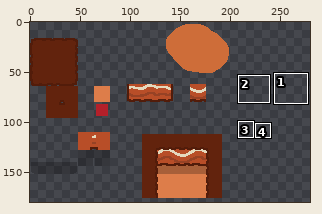
File history of a pixel-art file, Sprites/windswept_wastes_tileset.aseprite. Above: a wide view before the commit, with the close-up outlined.
Close-up. Before the commit:
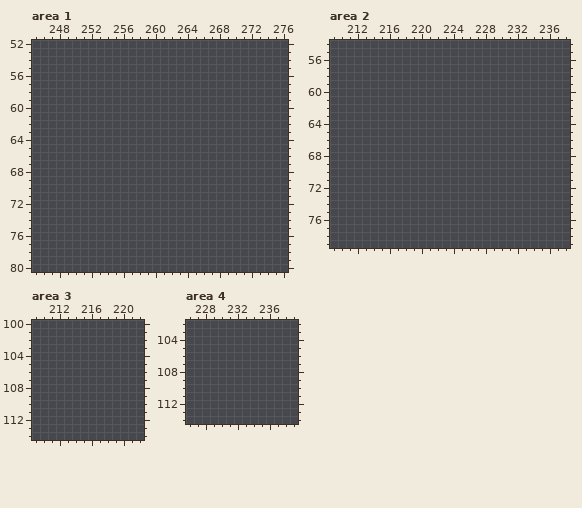
320x180 pixels, 1 frame. Shown: area 1: x 245..276, y 52..80; area 2: x 209..238, y 54..79; area 3: x 209..222, y 100..114; area 4: x 226..239, y 102..114. The wide view leaves out empty margins. The commit also changed other parts of the picture, which this record leaves out.
Now the later version:
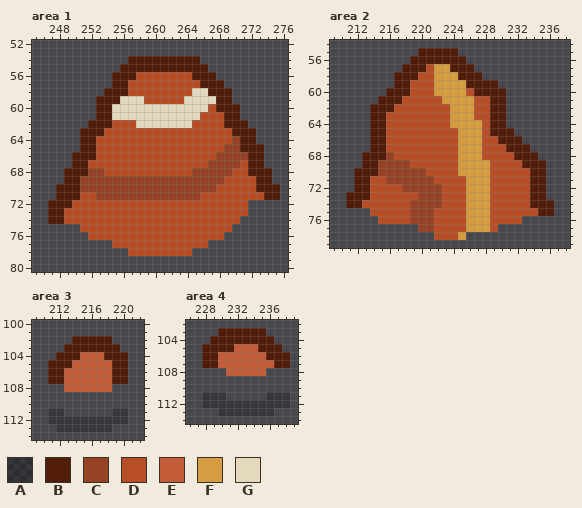
Palette (. is transparent): A #06060840  B #521c0a  C #964225  D #b84e28  E #c35d39  F #d69c41  G #e5d9bd
Change:
Changed rows in their new state; - is an unchanged pixel.
Area 1, layer "Decorations":
first column x 247:
54 ----------BBBBBBBBB----------
55 ---------BBBBBBBBBBB---------
56 --------BBBDDDDDDDBBB--------
57 --------BBDDDDDDDDDBBB-------
58 -------BBBDDDDDDDDGGBBB------
59 ------BBBGGGDDDDDGGGGBB------
60 ------BBGGGGGGGGGGGGDBBB-----
61 ------BBGGGGGGGGGGGDDDBB-----
62 -----BBBDDDGGGGGGGDDDDBBB----
63 ----BBBDDDDDDDDDDDDDDDDBBB---
64 ----BBDDDDDDDDDDDDDDDDDCBB---
65 ----BBDDDDDDDDDDDDDDDDCCBBB--
66 ---BBBDDDDDDDDDDDDDDDCCCCBB--
67 ---BBDDDDDDDDDDDDDDDCCCCDBB--
68 --BBBCCDDDDDDDDDDDCCCCCDDBBB-
69 --BBCCCCCCCCCCCCCCCCCCDDDDBB-
70 -BBBCCCCCCCCCCCCCCCCCDDDDDBBB
71 -BBBDDCCCCCCCCCCCCCDDDDDDDDBB
72 BBBDDDDDDDDDDDDDDDDDDDDDD----
73 BBDDDDDDDDDDDDDDDDDDDDDDD----
74 BBDDDDDDDDDDDDDDDDDDDDDD-----
75 ----DDDDDDDDDDDDDDDDDDD------
76 -----DDDDDDDDDDDDDDDDD-------
77 --------DDDDDDDDDDDD---------
78 ----------DDDDDDDD-----------
Area 2, layer "Decorations":
first column x 211:
55 ---------BBBBB------------
56 --------BBBBBBB-----------
57 -------BBBDFFBBB----------
58 ------BBBDDFFFBBB---------
59 ------BBDDDFFFFBBBB-------
60 -----BBBDDDFFFFDBBBB------
61 ----BBBDDDDDFFFFDDBB------
62 ---BBBDDDDDDDFFFDDBB------
63 ---BBDDDDDDDDFFFDDBB------
64 ---BBDDDDDDDDFFFFDBB------
65 ---BBDDDDDDDDDFFFDBBB-----
66 ---BBDDDDDDDDDFFFDDBBB----
67 ---BBDDDDDDDDDFFFDDDBBB---
68 --BBBCDDDDDDDDFFFDDDDBBB--
69 --BBCCCCDDDDDDFFFFDDDDBBB-
70 -BBBCCCCCCDDDDFFFFDDDDDBB-
71 -BBDDCCCCCCDDDDFFFDDDDDBB-
72 -BBDDDDCCCCCDDDFFFDDDDDBB-
73 BBBDDDDDDCCCDDDFFFDDDDDBB-
74 BBDDDDDDCCCCDDDFFFDDDDDBBB
75 ---DDDDDCCCDDDDFFFDDDDDDBB
76 ----DDDDCCCDDDDFFFDDDD----
77 ---------CCDDDDFFFD-------
78 -----------DDDF-----------
Area 3, layers "Shadow", "Decorations":
first column x 211:
102 ---BBBBB--
103 --BBBBBBB-
104 -BBBEEEBBB
105 BBBEEEEEBB
106 BBEEEEEEBB
107 BBEEEEEEBB
108 --EEEEEE--
111 AA------AA
112 AAAAAAAAAA
113 -AAAAAAA--
Area 4, layers "Shadow", "Decorations":
first column x 228:
103 --BBBBBB---
104 -BBBBBBBB--
105 BBBBEEEBBB-
106 BBEEEEEEBBB
107 BBEEEEEEEBB
108 ---EEEEE---
111 AAA-----AAA
112 AAAAAAAAAAA
113 --AAAAAAA--
Changed places in both close-ups, as pixel boxes (x1, y1, x2, y2):
added: (48, 56, 280, 256)
added: (346, 48, 554, 240)
added: (48, 336, 128, 432)
added: (202, 328, 290, 416)
